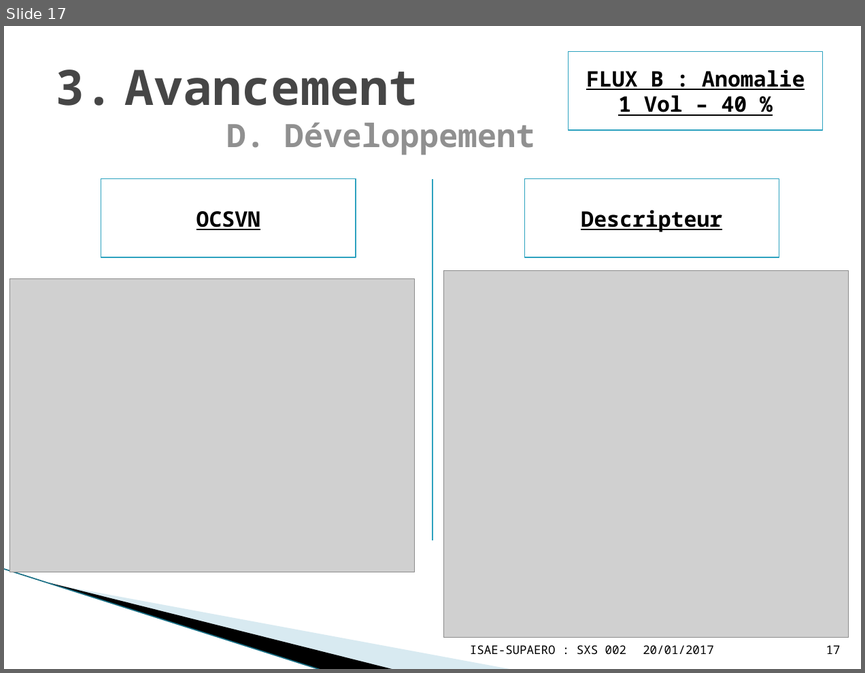
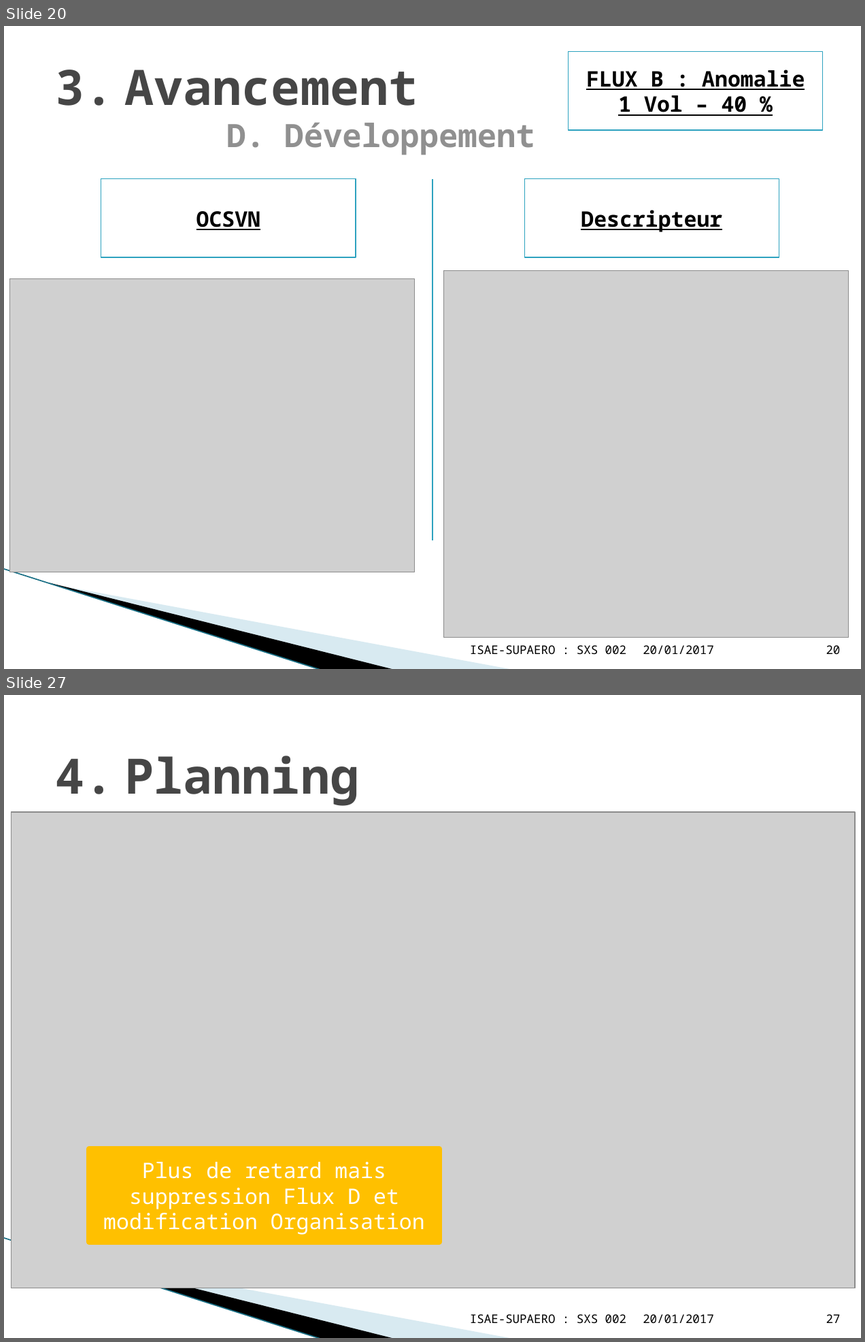
Before and after one commit to YuanxiangFranck/PIE_ISAE_Essais_Vol, a slide deck: gestion_projet/Project_Review03022017.pptx. Shown one above the other, each under a label of ours: slide 17 before the commit, slides 20 and 27 after it; the slides between them are not shown. The pictures are 865x673 and 865x1342 pixels, drawn with LibreOffice and Linux fonts; fonts in the diff are those of the drawing; grey boxes stand for pictures; background and template pictures are left out. Boxes give left, top, right and bottom in pixels: in the first picture for what was removed or moved away, otherwise in the second. Text is boxed around its words. In the diff, an @@ line names an element or a change of style, - is before the commit and + after.

Commit message:
MAJ PPT review + MAJ planning

```diff
--- a/gestion_projet/Project_Review03022017.pptx
+++ b/gestion_projet/Project_Review03022017.pptx
@@ slide 27 added at (4,695,861,1338), background #FFFFFF; not listed: 3 template elements that a slide beside it also shows @@
@@ title added at (125,756,359,806), 41 pt, text #464646, bold @@
+4. Planning
@@ picture added at (11,811,855,1287) @@
@@ rectangle added at (89,1149,439,1242), fill #FFC000, outline #FFC000 4.33 pt, 18 pt, text #FFFFFF @@
+Plus de retard mais suppression Flux D et modification Organisation
@@ text added at (470,1314,626,1323), 10 pt, text #000000 @@
+ISAE-SUPAERO : SXS 002
@@ text added at (643,1314,714,1323), 10 pt, text #000000 @@
+20/01/2017
@@ page number added at (826,1314,840,1323), 10 pt, text #000000 @@
+27
@@ what was slide 17 is now slide 20 @@
@@ page number at (826,645,840,654): text changed @@
-17
+20
```
Also in this commit, not shown: 7 slides changed, 7 other slides added, 4 other files.
